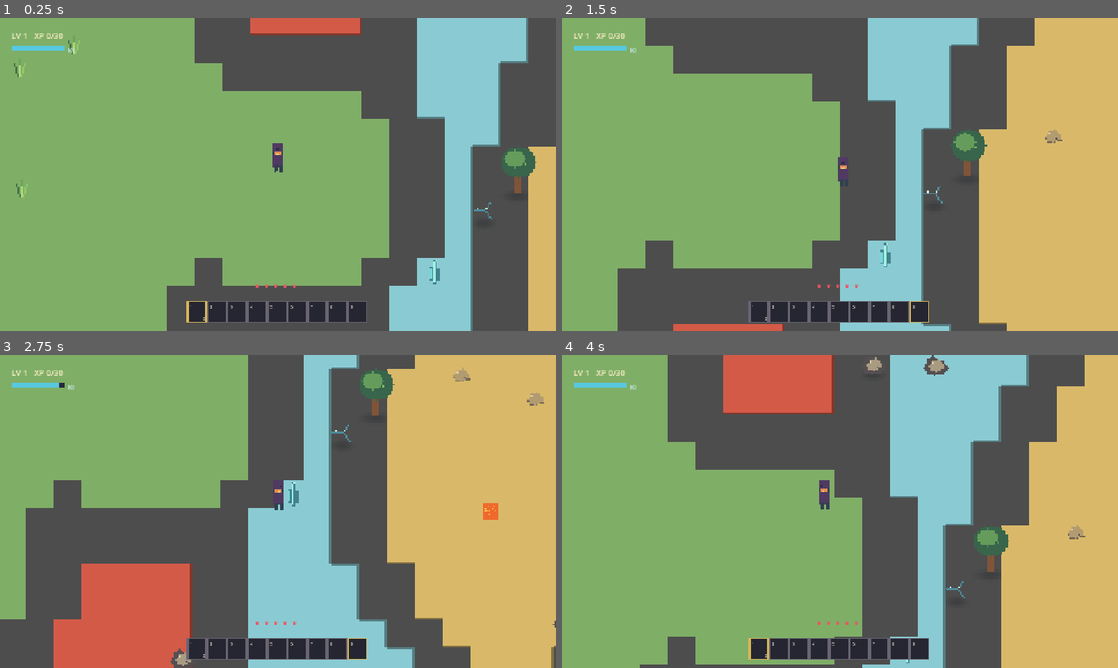
Above: before the commit, frames 1-4 (two rows, left to right).
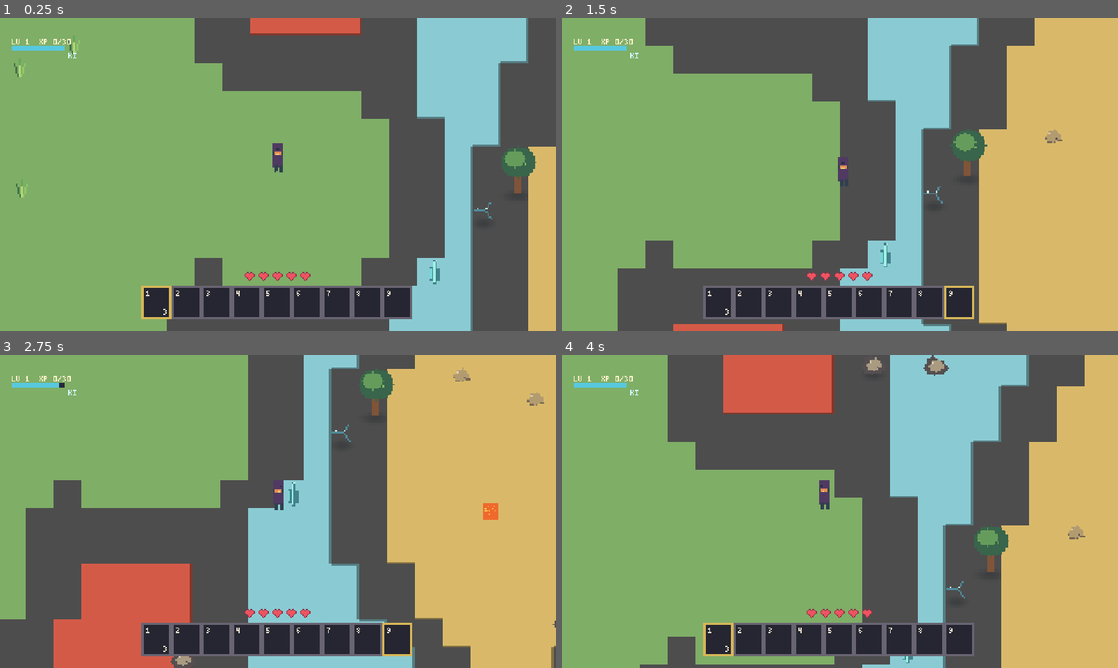
Above: after the commit, the same moments.

Repository: tnvr07/GameZero
Game: Godot game, scene res://scenes/main.tscn
Same seed, same stepped clock (60 frames per second), same inputs: the game is played once before the commit and once after it.
Inputs:
- Up to frame 1 (0.25 s): no input
- Up to frame 2 (1.5 s): tap Enter at 0.5 s; hold D 0.53-1.28 s; tap 1 at 0.6 s; tap Space at 0.77 s; hold S from 1.28 s (still down); tap 9 at 1.35 s
- Up to frame 3 (2.75 s): tap Space at 1.52 s; release S at 2.03 s; hold D from 2.03 s (still down); tap J at 2.1 s
- Up to frame 4 (4 s): release D at 2.78 s; hold W 2.78-3.53 s; tap Shift at 2.85 s; tap Space at 3.02, 3.77 s; hold A from 3.53 s (still down); tap 1 at 3.6 s

The runs differ from the first frame. In frame 1, 4.8% of the frame differs, in the area x 2-75%, y 4-98%; in frame 2, 4.8%; in frame 3, 4.8%; in frame 4, 4.8%.

Commit message:
Enhance HUD with pixel-art heart textures and improve health display logic; refactor player damage handling for better float precision.

Diff:
--- a/scripts/art_assets.gd
+++ b/scripts/art_assets.gd
@@ -19,6 +19,7 @@
 static var _object_textures: Dictionary = {}
 static var _object_source_textures: Dictionary = {}
 static var _shadow_texture: Texture2D
+static var _heart_textures: Array[Texture2D] = []
 
 enum ObjectKind {
 	TREE,
@@ -152,6 +153,47 @@
 				image.set_pixel(x, y, Color(0.08, 0.10, 0.12, 0.28 * edge * edge))
 	_shadow_texture = ImageTexture.create_from_image(image)
 	return _shadow_texture
+
+static func heart_texture(state: int) -> Texture2D:
+	while _heart_textures.size() < 3:
+		_heart_textures.append(_create_heart_texture(_heart_textures.size()))
+	return _heart_textures[clampi(state, 0, 2)]
+
+static func _create_heart_texture(state: int) -> Texture2D:
+	var rows: Array[String] = [
+		"..##.##..",
+		".#######.",
+		"#########",
+		"#########",
+		".#######.",
+		"..#####..",
+		"...###...",
+		"....#....",
+	]
+	var image := Image.create(9, 8, false, Image.FORMAT_RGBA8)
+	var fill_color := Color("#ef5360")
+	var outline_color := Color("#8e3549")
+	if state == 0:
+		fill_color = Color("#704351")
+		outline_color = Color("#493342")
+	for y in range(8):
+		for x in range(9):
+			if rows[y].substr(x, 1) != "#":
+				continue
+			var is_outline := (
+				x == 0 or x == 8 or y == 0 or y == 7
+				or rows[y].substr(maxi(0, x - 1), 1) != "#"
+				or rows[y].substr(mini(8, x + 1), 1) != "#"
+				or rows[maxi(0, y - 1)].substr(x, 1) != "#"
+				or rows[mini(7, y + 1)].substr(x, 1) != "#"
+			)
+			if is_outline:
+				image.set_pixel(x, y, outline_color)
+			elif state == 1 and x >= 4:
+				image.set_pixel(x, y, Color("#493342"))
+			else:
+				image.set_pixel(x, y, fill_color.lightened(0.16) if y == 1 and (x == 2 or x == 6) else fill_color)
+	return ImageTexture.create_from_image(image)
 
 static func _create_object_placeholder(kind: int, variation: int) -> Image:
 	var size := Vector2i(24, 32) if kind == ObjectKind.TREE else Vector2i(16, 24) if kind == ObjectKind.CRYSTAL else Vector2i(16, 16)
--- a/scripts/hud.gd
+++ b/scripts/hud.gd
@@ -1,6 +1,29 @@
 extends CanvasLayer
 
-const HUD_SCALE := 2.0 / 3.0
+const ArtAssets = preload("res://scripts/art_assets.gd")
+
+const PIXEL_GLYPHS := {
+	"A": ["010", "101", "111", "101", "101"],
+	"E": ["111", "100", "110", "100", "111"],
+	"I": ["111", "010", "010", "010", "111"],
+	"K": ["101", "101", "110", "101", "101"],
+	"L": ["100", "100", "100", "100", "111"],
+	"P": ["110", "101", "110", "100", "100"],
+	"V": ["101", "101", "101", "101", "010"],
+	"X": ["101", "101", "010", "101", "101"],
+	"0": ["111", "101", "101", "101", "111"],
+	"1": ["010", "110", "010", "010", "111"],
+	"2": ["110", "001", "010", "100", "111"],
+	"3": ["110", "001", "010", "001", "110"],
+	"4": ["101", "101", "111", "001", "001"],
+	"5": ["111", "100", "110", "001", "110"],
+	"6": ["011", "100", "110", "101", "010"],
+	"7": ["111", "001", "010", "010", "010"],
+	"8": ["010", "101", "010", "101", "010"],
+	"9": ["010", "101", "011", "001", "110"],
+	"/": ["001", "001", "010", "100", "100"],
+	" ": ["000", "000", "000", "000", "000"],
+}
 
 var player
 var _canvas: Control
@@ -20,24 +43,43 @@
 func _draw_hud() -> void:
 	if player == null:
 		return
-	var font := ThemeDB.fallback_font
-	_canvas.draw_string(font, Vector2(10, 18), "LV %d   XP %d/%d" % [player.level, player.xp, player.level * 30], HORIZONTAL_ALIGNMENT_LEFT, -1, 7, Color("#fff1c9"))
+	_draw_pixel_text("LV %d  XP %d/%d" % [player.level, player.xp, player.level * 30], Vector2i(10, 18), 1, Color("#fff1c9"))
 	_canvas.draw_rect(Rect2(10, 24, 46, 4), Color("#282a39"))
 	_canvas.draw_rect(Rect2(10, 24, 46.0 * player.ki / player.MAX_KI, 4), Color("#58c8df"))
-	_canvas.draw_string(font, Vector2(59, 30), "KI", HORIZONTAL_ALIGNMENT_LEFT, -1, 5, Color("#d4f7ff"))
+	_draw_pixel_text("KI", Vector2i(59, 30), 1, Color("#d4f7ff"))
 
 	var total_width := 9 * 26
 	var start_x := (480 - total_width) / 2
-	var hearts_x: float = start_x + total_width / 2.0 - player.MAX_HEALTH * 6
-	_canvas.draw_set_transform(Vector2(480.0 * (1.0 - HUD_SCALE) / 2.0, 270.0 * (1.0 - HUD_SCALE)), 0.0, Vector2.ONE * HUD_SCALE)
-	for heart in range(player.MAX_HEALTH):
-		var color := Color("#ed5360") if heart < player.health else Color("#563d49")
-		_canvas.draw_string(font, Vector2(hearts_x + heart * 12, 215), "♥", HORIZONTAL_ALIGNMENT_LEFT, -1, 7, color)
+	var heart_spacing := 12
+	var max_health: int = player.MAX_HEALTH
+	var hearts_width: int = (max_health - 1) * heart_spacing + 9
+	var hearts_x: int = (480 - hearts_width) / 2
+	for heart in range(max_health):
+		var remaining_health: float = player.health - heart
+		var state := 2 if remaining_health >= 1.0 else 1 if remaining_health >= 0.5 else 0
+		var heart_sprite := ArtAssets.heart_texture(state)
+		var heart_position := Vector2(hearts_x + heart * heart_spacing, 219)
+		_canvas.draw_texture(heart_sprite, heart_position)
 	for slot in range(9):
-		var rect := Rect2(start_x + slot * 26, 232, 24, 27)
+		var slot_x := start_x + slot * 26
+		var rect := Rect2(slot_x, 232, 24, 27)
 		_canvas.draw_rect(rect, Color("#252631"))
 		_canvas.draw_rect(rect, Color("#d7b758") if slot == player.selected_slot else Color("#696472"), false, 2.0)
-		_canvas.draw_string(font, rect.position + Vector2(3, 9), str(slot + 1), HORIZONTAL_ALIGNMENT_LEFT, -1, 5, Color("#e5dbca"))
+		_draw_pixel_text(str(slot + 1), Vector2i(slot_x + 3, 235), 1, Color("#e5dbca"))
 		if _counts[slot] > 0:
-			_canvas.draw_string(font, rect.position + Vector2(15, 24), str(_counts[slot]), HORIZONTAL_ALIGNMENT_RIGHT, 8, 5, Color("#fff4d8"))
-	_canvas.draw_set_transform(Vector2.ZERO, 0.0, Vector2.ONE)
+			_draw_pixel_text(str(_counts[slot]), Vector2i(slot_x + 18, 251), 1, Color("#fff4d8"))
+
+func _draw_pixel_text(text: String, position: Vector2i, pixel_size: int, color: Color) -> void:
+	var cursor_x := position.x
+	for index in range(text.length()):
+		var character := text.substr(index, 1).to_upper()
+		var glyph: Array = PIXEL_GLYPHS.get(character, PIXEL_GLYPHS[" "])
+		for row in range(glyph.size()):
+			var pixels: String = glyph[row]
+			for column in range(pixels.length()):
+				if pixels.substr(column, 1) == "1":
+					_canvas.draw_rect(
+						Rect2i(cursor_x + column * pixel_size, position.y + row * pixel_size, pixel_size, pixel_size),
+						color
+					)
+		cursor_x += 4 * pixel_size
--- a/scripts/player.gd
+++ b/scripts/player.gd
@@ -8,7 +8,7 @@
 const MAX_HEALTH := 5
 const MAX_KI := 100.0
 
-var health := MAX_HEALTH
+var health: float = MAX_HEALTH
 var ki := MAX_KI
 var level := 1
 var xp := 0
@@ -119,12 +119,12 @@
 	_dash_time = 0.16
 	_dash_cooldown = 1.0 if level < 3 else 0.65
 
-func take_damage(amount: int) -> void:
+func take_damage(amount: float) -> void:
 	if _hurt_cooldown > 0.0:
 		return
-	health = maxi(0, health - amount)
+	health = maxf(0.0, health - amount)
 	_hurt_cooldown = 0.75
-	if health == 0:
+	if health <= 0.0:
 		health = MAX_HEALTH
 		global_position = Vector2.ZERO
 		ki = MAX_KI
Not shown, changed: README.md
